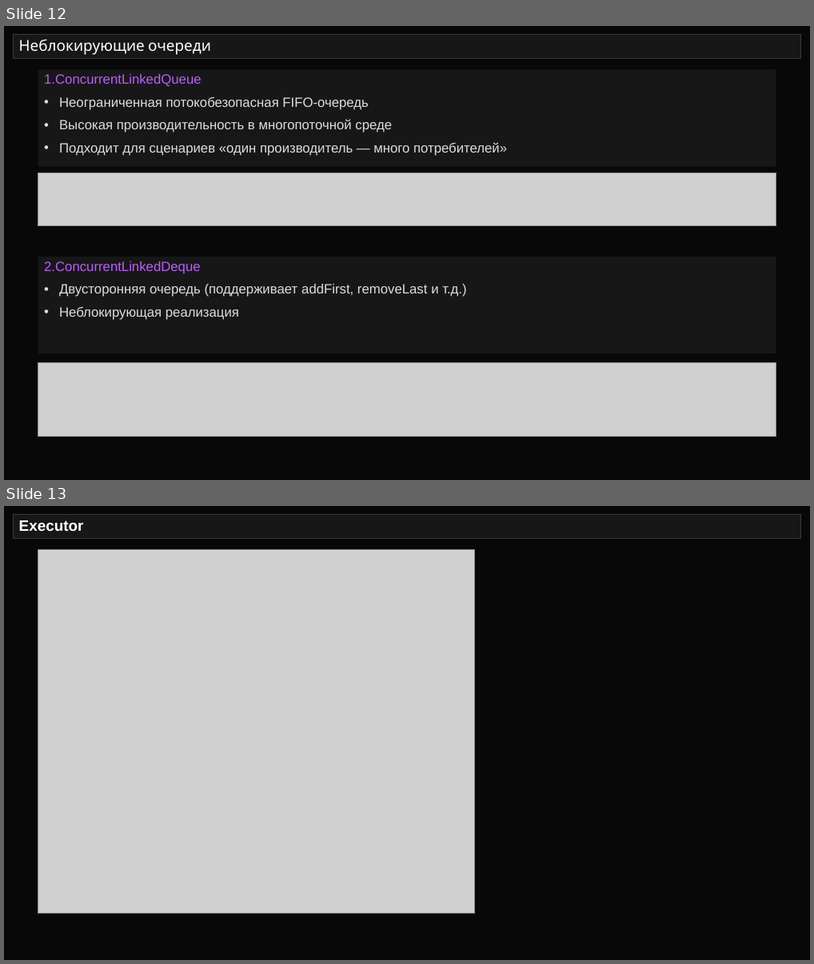
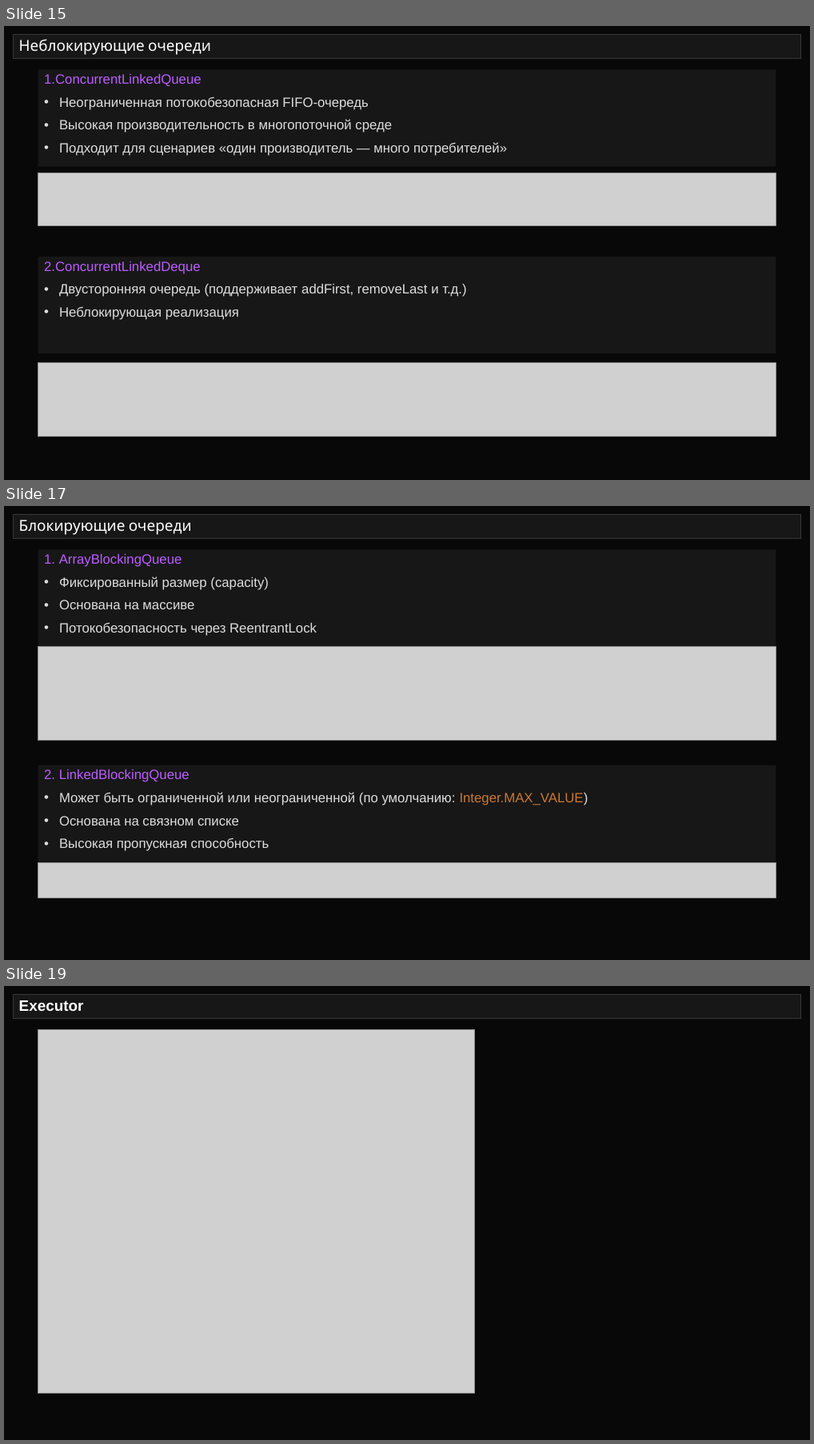
Before and after one commit to semusv/SIB_Concurrent, a slide deck: Concurrent_v1.pptx. Shown one above the other, each under a label of ours: slides 12 and 13 before the commit, slides 15, 17 and 19 after it; the slides between them are not shown. The pictures are 814x964 and 814x1444 pixels, drawn with LibreOffice and Linux fonts; fonts in the diff are those of the drawing; grey boxes stand for pictures. Boxes give left, top, right and bottom in pixels: in the first picture for what was removed or moved away, otherwise in the second. Text is boxed around its words. In the diff, an @@ line names an element or a change of style, - is before the commit and + after.

Commit message:
очереди

```diff
--- a/Concurrent_v1.pptx
+++ b/Concurrent_v1.pptx
@@ slide 17 added at [4,506,810,960], background #080808 @@
@@ title added at [13,515,802,539], fill #171717, outline #373737 0.75 pt, 18 pt, text #FFFFFF @@
+Блокирующие очереди
@@ rectangle added at [38,549,776,647], fill #171717, 16 pt, text #DDDDDD @@
+1. ArrayBlockingQueue
+• Фиксированный размер (capacity)
+• Основана на массиве
+• Потокобезопасность через ReentrantLock
@@ picture added at [38,646,776,740] @@
@@ rectangle added at [38,765,776,862], fill #171717, 16 pt, text #DDDDDD @@
+2. LinkedBlockingQueue
+• Может быть ограниченной или неограниченной (по умолчанию: Integer.MAX_VALUE)
+• Основана на связном списке
+• Высокая пропускная способность
@@ picture added at [38,862,776,898] @@
@@ what was slide 12 is now slide 15 @@
@@ what was slide 13 is now slide 19 @@
```
Also in this commit, not shown: 1 slide changed, 5 other slides added, 8 other files.
